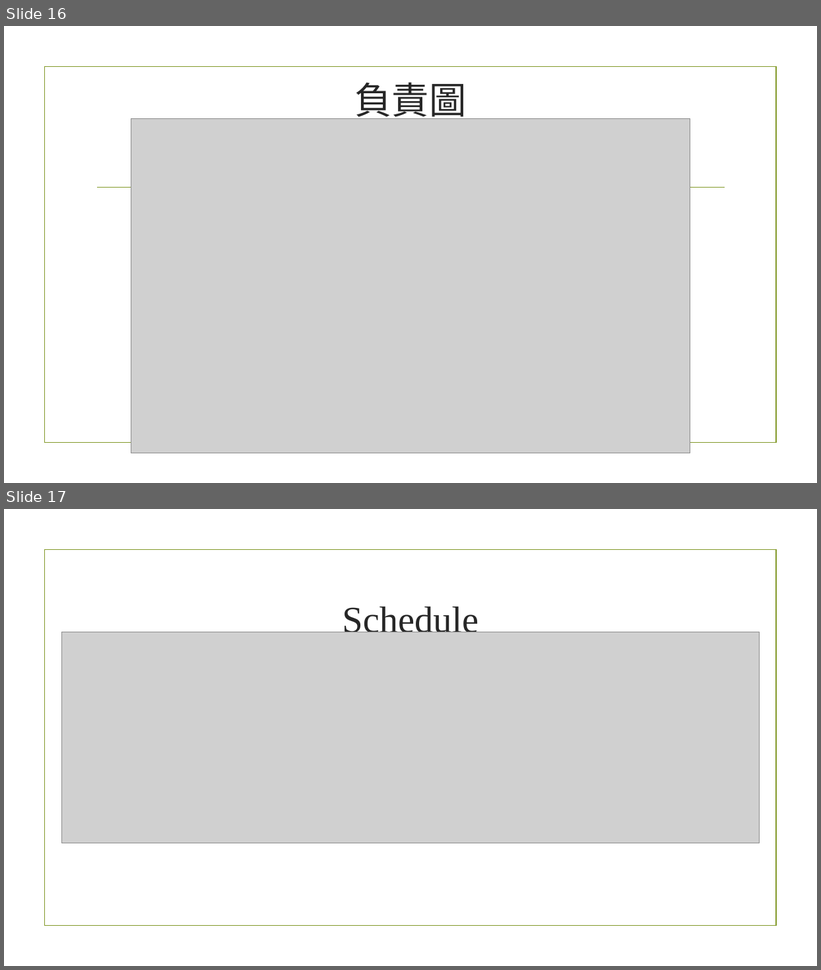
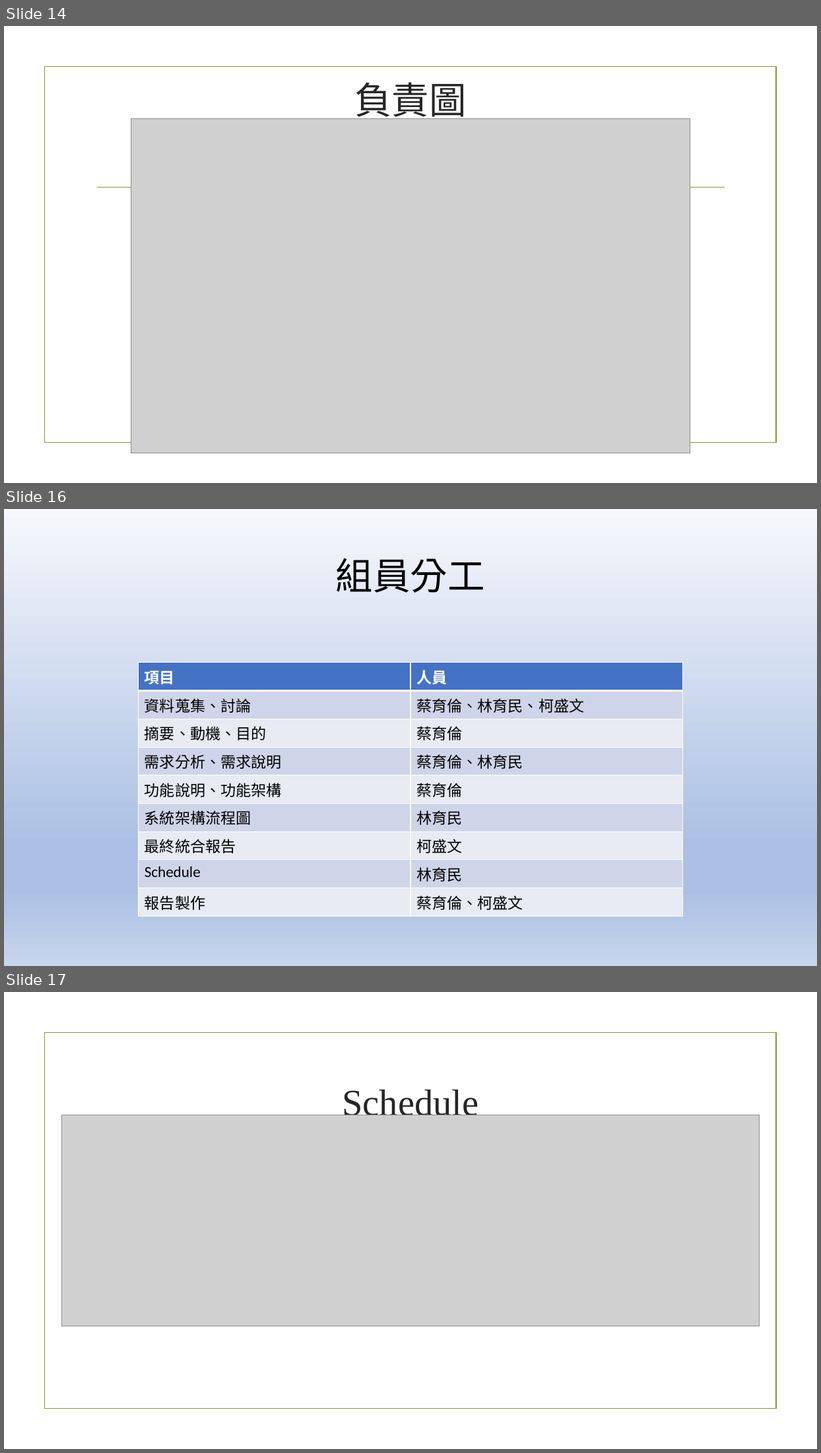
Before and after one commit to kewen0604/107_SE_Team2, a slide deck: 軟體工程期末專題報告.pptx. Shown one above the other, each under a label of ours: slides 16 and 17 before the commit, slides 14, 16 and 17 after it; the slides between them are not shown. The pictures are 821x970 and 821x1453 pixels, drawn with LibreOffice and Linux fonts; fonts in the diff are those of the drawing; grey boxes stand for pictures; background and template pictures are left out. Boxes give left, top, right and bottom in pixels: in the first picture for what was removed or moved away, otherwise in the second. Text is boxed around its words. In the diff, an @@ line names an element or a change of style, - is before the commit and + after.

```diff
--- a/軟體工程期末專題報告.pptx
+++ b/軟體工程期末專題報告.pptx
@@ slide 16 added at <box>4,509,817,966</box>, background gradient #F6F8FC to #ABC0E4 to #C7D5ED @@
@@ title added at <box>336,558,485,593</box>, 44 pt, text #000000 @@
+組員分工
@@ table added at <box>138,663,682,913</box>, 9 rows, 2 columns @@
+項目 | 人員
+資料蒐集、討論 | 蔡育倫、林育民、柯盛文
+摘要、動機、目的 | 蔡育倫
+需求分析、需求說明 | 蔡育倫、林育民
+功能說明、功能架構 | 蔡育倫
+系統架構流程圖 | 林育民
+最終統合報告 | 柯盛文
+Schedule | 林育民
+報告製作 | 蔡育倫、柯盛文
@@ what was slide 16 is now slide 14 @@
```
Also in this commit, not shown: 4 slides changed, 1 slide removed, 3 other files.
